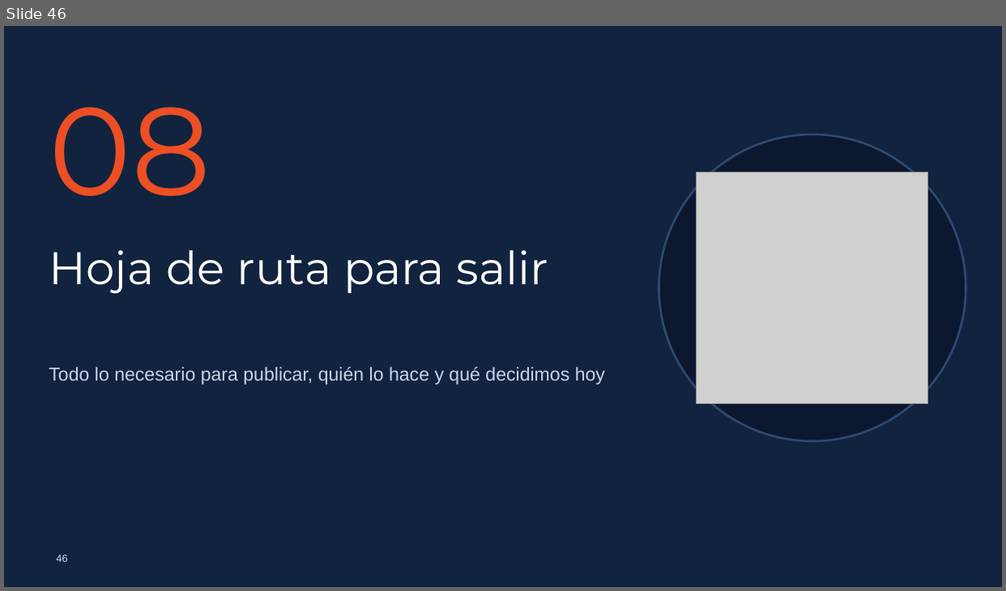
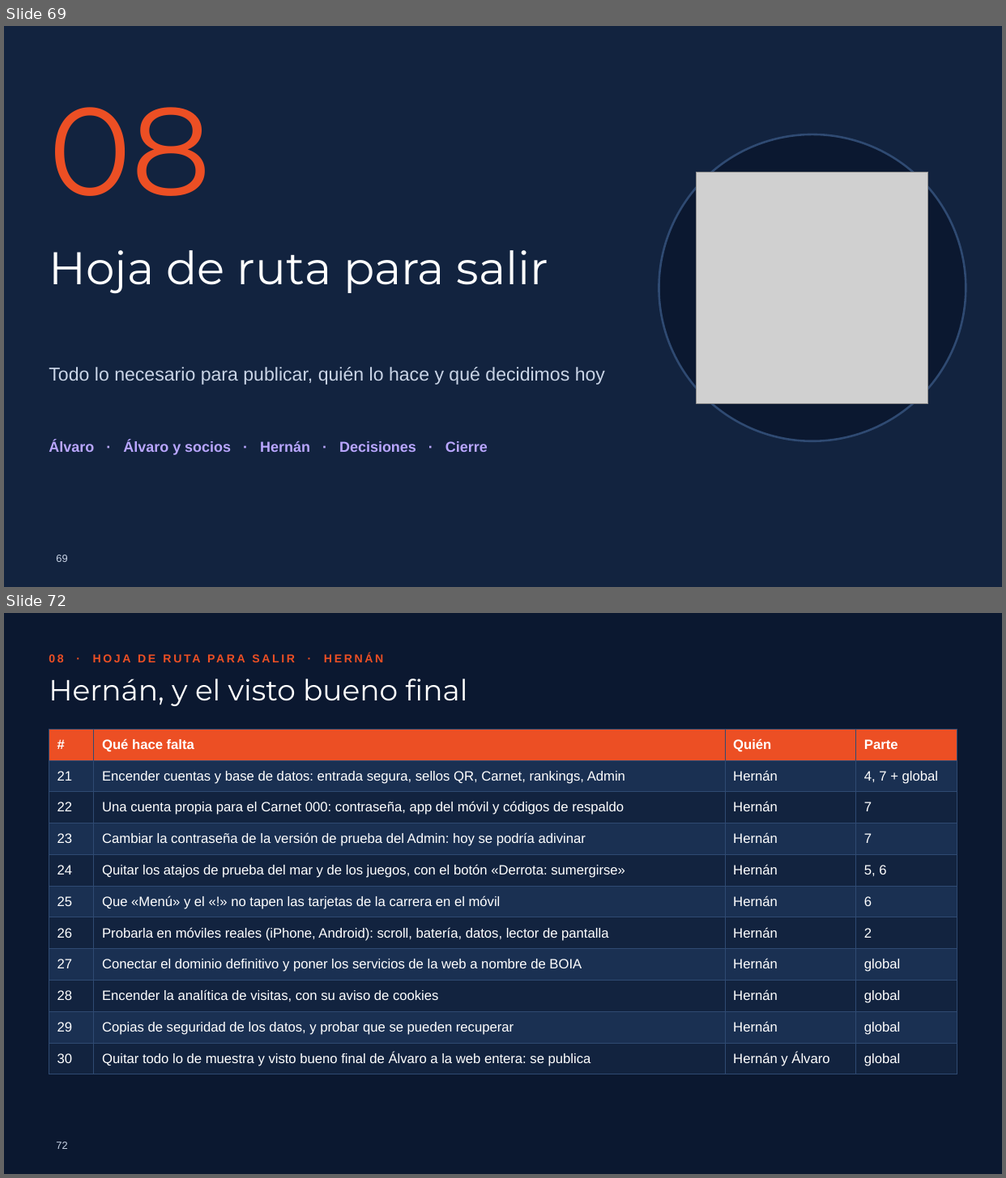
Before and after one commit to picodepato/boia-planet-web, a slide deck: docs/presentacion/boia-planet.pptx. Shown one above the other, each under a label of ours: slide 46 before the commit, slides 69 and 72 after it; the slides between them are not shown. The pictures are 1006x591 and 1006x1178 pixels, drawn with LibreOffice and Linux fonts; fonts in the diff are those of the drawing; grey boxes stand for pictures; background and template pictures are left out. Boxes give left, top, right and bottom in pixels: in the first picture for what was removed or moved away, otherwise in the second. Text is boxed around its words. In the diff, an @@ line names an element or a change of style, - is before the commit and + after.

```diff
--- a/docs/presentacion/boia-planet.pptx
+++ b/docs/presentacion/boia-planet.pptx
@@ slide 72 added at box(4, 613, 1002, 1174), background #0B1830 @@
@@ text added at box(49, 654, 778, 815), 11 pt, text #EC4F24, bold @@
+08 · HOJA DE RUTA PARA SALIR · HERNÁN
@@ title added at box(49, 679, 467, 706), 28 pt, text #FFFFFF @@
+Hernán, y el visto bueno final
@@ table added at box(49, 729, 957, 1070), 11 rows, 4 columns @@
+# | Qué hace falta | Quién | Parte
+21 | Encender cuentas y base de datos: entrada segura, sellos QR, Carnet, rankings, Admin | Hernán | 4, 7 + global
+22 | Una cuenta propia para el Carnet 000: contraseña, app del móvil y códigos de respaldo | Hernán | 7
+23 | Cambiar la contraseña de la versión de prueba del Admin: hoy se podría adivinar | Hernán | 7
+24 | Quitar los atajos de prueba del mar y de los juegos, con el botón «Derrota: sumergirse» | Hernán | 5, 6
+25 | Que «Menú» y el «!» no tapen las tarjetas de la carrera en el móvil | Hernán | 6
+26 | Probarla en móviles reales (iPhone, Android): scroll, batería, datos, lector de pantalla | Hernán | 2
+27 | Conectar el dominio definitivo y poner los servicios de la web a nombre de BOIA | Hernán | global
+28 | Encender la analítica de visitas, con su aviso de cookies | Hernán | global
+29 | Copias de seguridad de los datos, y probar que se pueden recuperar | Hernán | global
+30 | Quitar todo lo de muestra y visto bueno final de Álvaro a la web entera: se publica | Hernán y Álvaro | global
@@ page number added at box(56, 1142, 67, 1149), 10 pt, text #C9D4E6 @@
+72
@@ what was slide 46 is now slide 69 @@
@@ slide 69 changed as well @@
@@ text added at box(49, 441, 488, 455), 14 pt, text #B9A6FF, bold @@
+Álvaro · Álvaro y socios · Hernán · Decisiones · Cierre
@@ page number at box(56, 555, 67, 562): text changed @@
-46
+69
```
Also in this commit, not shown: 3 other slides changed, 29 other slides added, 3 slides removed, 9 other files.
